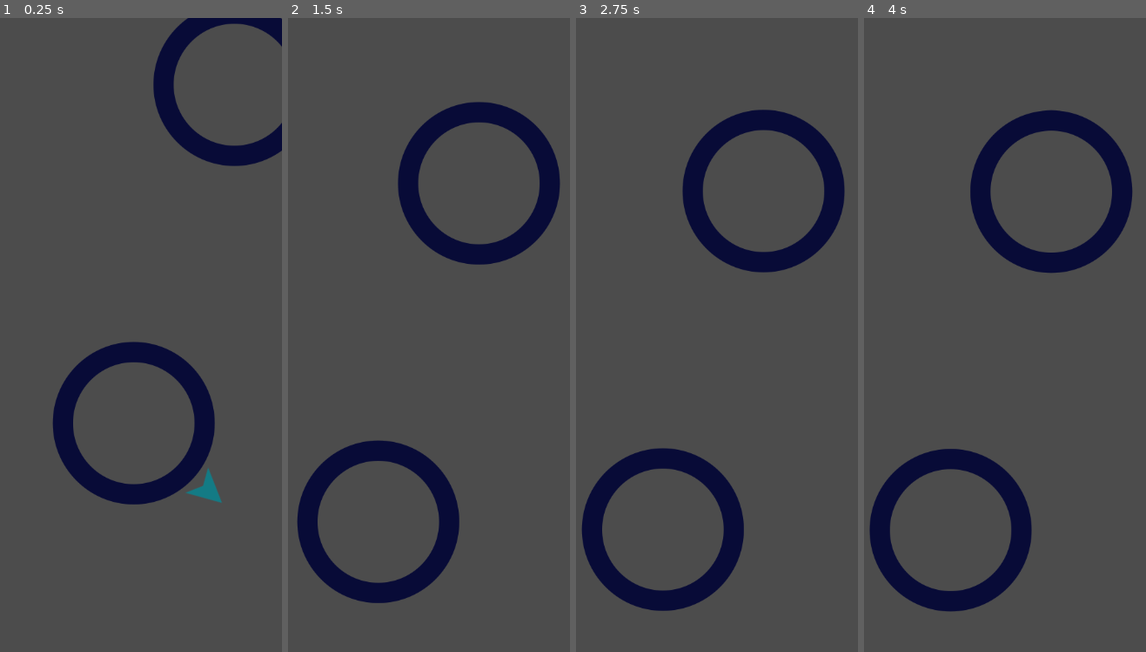
Above: before the commit, frames 1-4 (left to right).
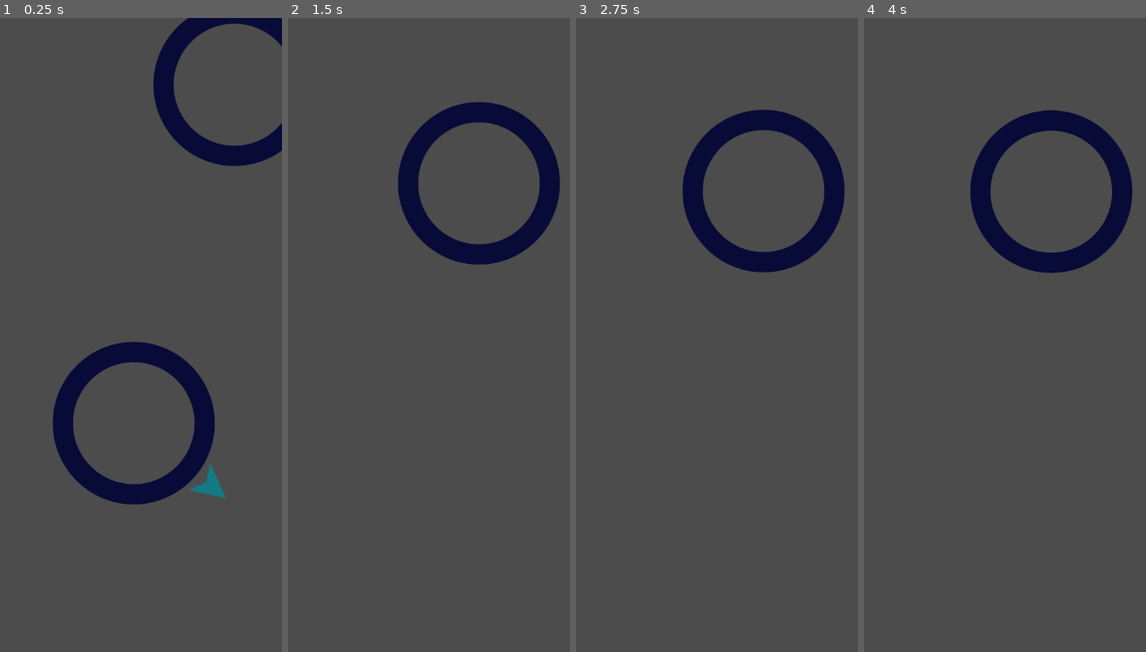
Above: after the commit, the same moments.

Repository: iustin-nita/Godot-Mobile-Game
Game: Godot game, scene res://Main.tscn
The game is run twice, just before and just after one commit, with the same random seed, the same clock (stepped at 60 frames per second) and the same inputs.
Inputs (mouse positions are in pixels of both pictures, inside the frame that each line leads up to):
- Up to frame 1 (0.25 s): no input
- Up to frame 2 (1.5 s): move the mouse to (460, 335) at 0.52 s; click (460, 335) at 0.67 s; move the mouse to (296, 404) at 1.27 s; click (296, 404) at 1.42 s
- Up to frame 3 (2.75 s): move the mouse to (700, 214) at 2.02 s; click (700, 214) at 2.17 s
- Up to frame 4 (4 s): tap Enter at 2.75 s; move the mouse to (931, 506) at 2.77 s; click (931, 506) at 2.92 s; tap Space at 3.5 s; move the mouse to (1067, 474) at 3.52 s; click (1067, 474) at 3.67 s

The runs differ from the first frame. In frame 1, 0.2% of the frame differs, in the area x 66-80%, y 70-77%; in frame 2, 5.1%; in frame 3, 5.1%, in the area x 2-60%, y 67-94%; in frame 4, 5.1%.

Commit message:
add circle implode animation

Diff:
--- a/objects/Circle.gd
+++ b/objects/Circle.gd
@@ -3,7 +3,7 @@
 onready var orbit_position = $Pivot/OrbitPosition
 
 var radius = 100
-var rotation_speef = PI
+var rotation_speed = PI
 
 func init(_position, _radius = radius):
 	position = _position
@@ -13,6 +13,12 @@
 	var img_size = $Sprite.texture.get_size().x / 2
 	$Sprite.scale = Vector2(1,1) * radius / img_size
 	orbit_position.position.x = radius + 25
+	rotation_speed *= pow(-1, randi() % 2)
 
 func _process(delta):
-	$Pivot.rotation += rotation_speef * delta
+	$Pivot.rotation += rotation_speed * delta
+
+func implode():
+	$AnimationPlayer.play("implode")
+	yield($AnimationPlayer, "animation_finished")
+	queue_free()
--- a/objects/Circle.tscn
+++ b/objects/Circle.tscn
@@ -10,6 +10,34 @@
 
 [sub_resource type="CircleShape2D" id=1]
 radius = 133.955
+
+[sub_resource type="Animation" id=3]
+resource_name = "implode"
+length = 0.4
+tracks/0/type = "value"
+tracks/0/path = NodePath(".:scale")
+tracks/0/interp = 1
+tracks/0/loop_wrap = true
+tracks/0/imported = false
+tracks/0/enabled = true
+tracks/0/keys = {
+"times": PoolRealArray( 0, 0.4 ),
+"transitions": PoolRealArray( 1, 1 ),
+"update": 0,
+"values": [ Vector2( 1, 1 ), Vector2( 1e-05, 1e-05 ) ]
+}
+tracks/1/type = "value"
+tracks/1/path = NodePath(".:modulate")
+tracks/1/interp = 1
+tracks/1/loop_wrap = true
+tracks/1/imported = false
+tracks/1/enabled = true
+tracks/1/keys = {
+"times": PoolRealArray( 0, 0.4 ),
+"transitions": PoolRealArray( 1, 1 ),
+"update": 0,
+"values": [ Color( 1, 1, 1, 1 ), Color( 1, 1, 1, 0 ) ]
+}
 
 [node name="Circle" type="Area2D"]
 script = ExtResource( 3 )
@@ -25,3 +53,6 @@
 
 [node name="OrbitPosition" type="Position2D" parent="Pivot"]
 position = Vector2( 150, 0 )
+
+[node name="AnimationPlayer" type="AnimationPlayer" parent="."]
+anims/implode = SubResource( 3 )
--- a/objects/Jumper.gd
+++ b/objects/Jumper.gd
@@ -11,11 +11,13 @@
 		jump()
 
 func jump():
+	target.implode()
 	target = null
 	velocity = transform.x * jump_speed
 
 func _on_Jumper_area_entered(area):
 	target = area
+	target.get_node("Pivot").rotation = (position - target.position).angle()
 	velocity = Vector2.ZERO
 	emit_signal("captured", area)
 
Not shown: 1 places in objects/Circle.tscn that only renumber resources
